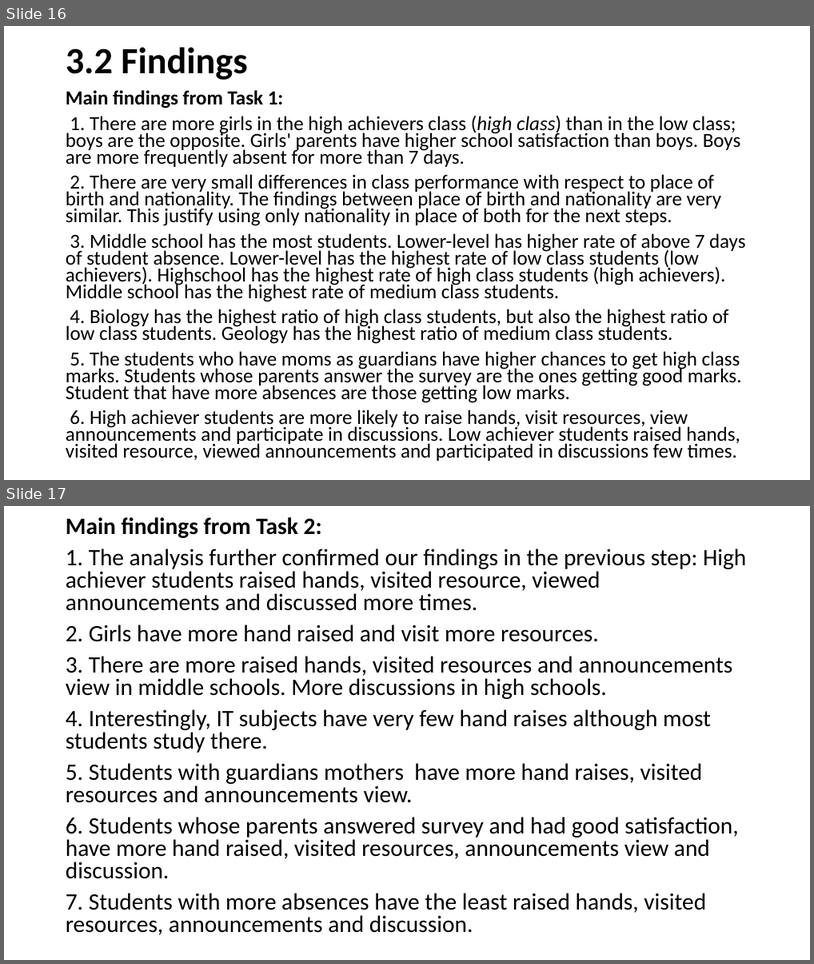
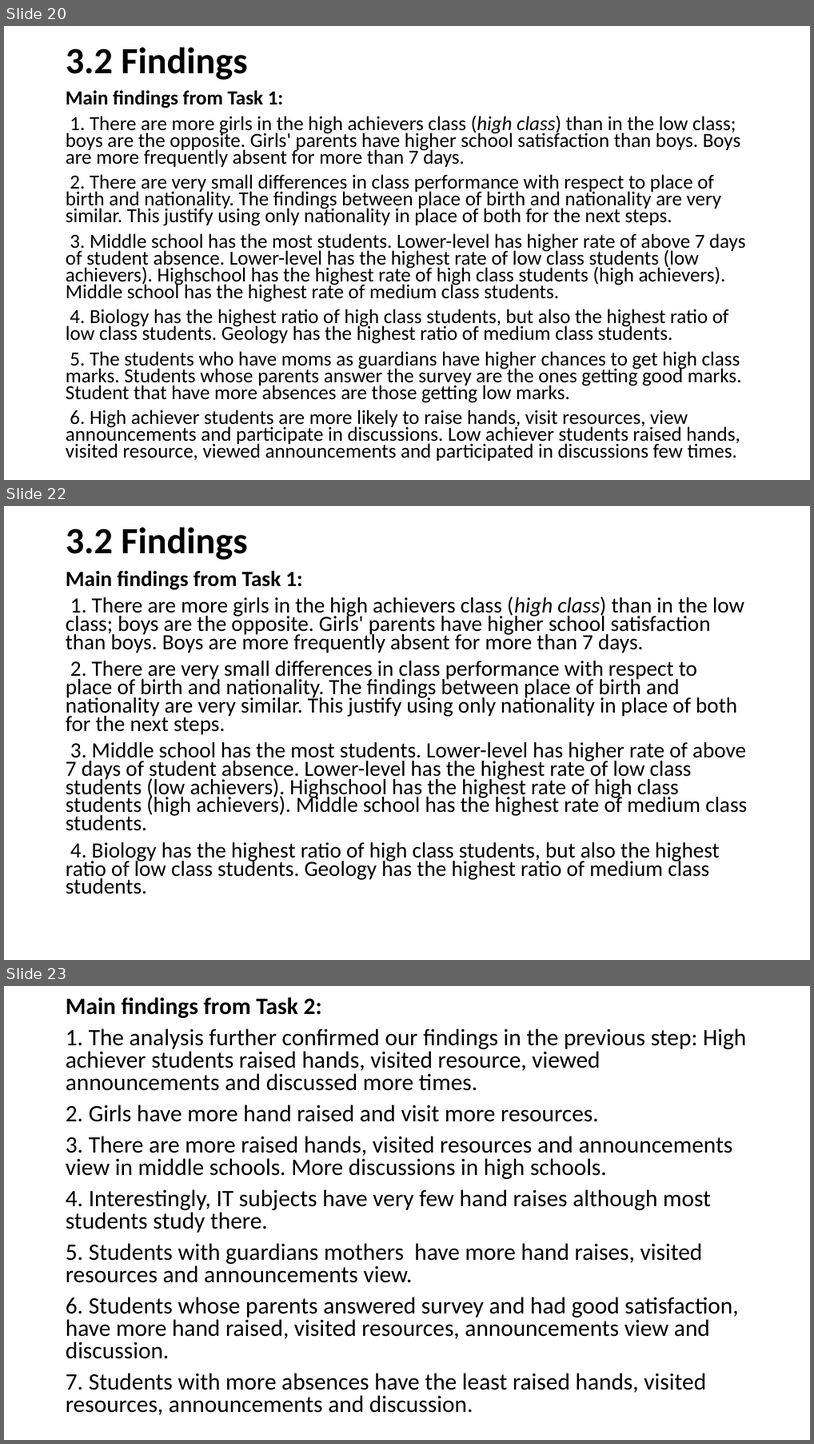
Before and after one commit to Rena-zhou/IFN702, a slide deck: Project presentation (presentation)- zhiying.pptx. Shown one above the other, each under a label of ours: slides 16 and 17 before the commit, slides 20, 22 and 23 after it; the slides between them are not shown. The pictures are 814x964 and 814x1444 pixels, drawn with LibreOffice and Linux fonts; fonts in the diff are those of the drawing. Boxes give left, top, right and bottom in pixels: in the first picture for what was removed or moved away, otherwise in the second. Text is boxed around its words. In the diff, an @@ line names an element or a change of style, - is before the commit and + after.

```diff
--- a/Project presentation (presentation)- zhiying.pptx
+++ b/Project presentation (presentation)- zhiying.pptx
@@ slide 22 added at bbox=[4, 506, 810, 960], background #FFFFFF @@
@@ title added at bbox=[66, 527, 247, 560], 44 pt, text #000000, bold @@
+3.2 Findings
@@ text added at bbox=[66, 571, 747, 894], 25.9 pt, text #000000 @@
+Main findings from Task 1:
+1. There are more girls in the high achievers class (high class) than in the low class; boys are the opposite. Girls' parents have higher school satisfaction than boys. Boys are more frequently absent for more than 7 days.
+2. There are very small differences in class performance with respect to place of birth and nationality. The findings between place of birth and nationality are very similar. This justify using only nationality in place of both for the next steps.
+3. Middle school has the most students. Lower-level has higher rate of above 7 days of student absence. Lower-level has the highest rate of low class students (low achievers). Highschool has the highest rate of high class students (high achievers). Middle school has the highest rate of medium class students.
+4. Biology has the highest ratio of high class students, but also the highest ratio of low class students. Geology has the highest ratio of medium class students.
@@ what was slide 16 is now slide 20 @@
@@ what was slide 17 is now slide 23 @@
```
Also in this commit, not shown: 10 slides changed, 8 other slides added, 2 slides removed.
